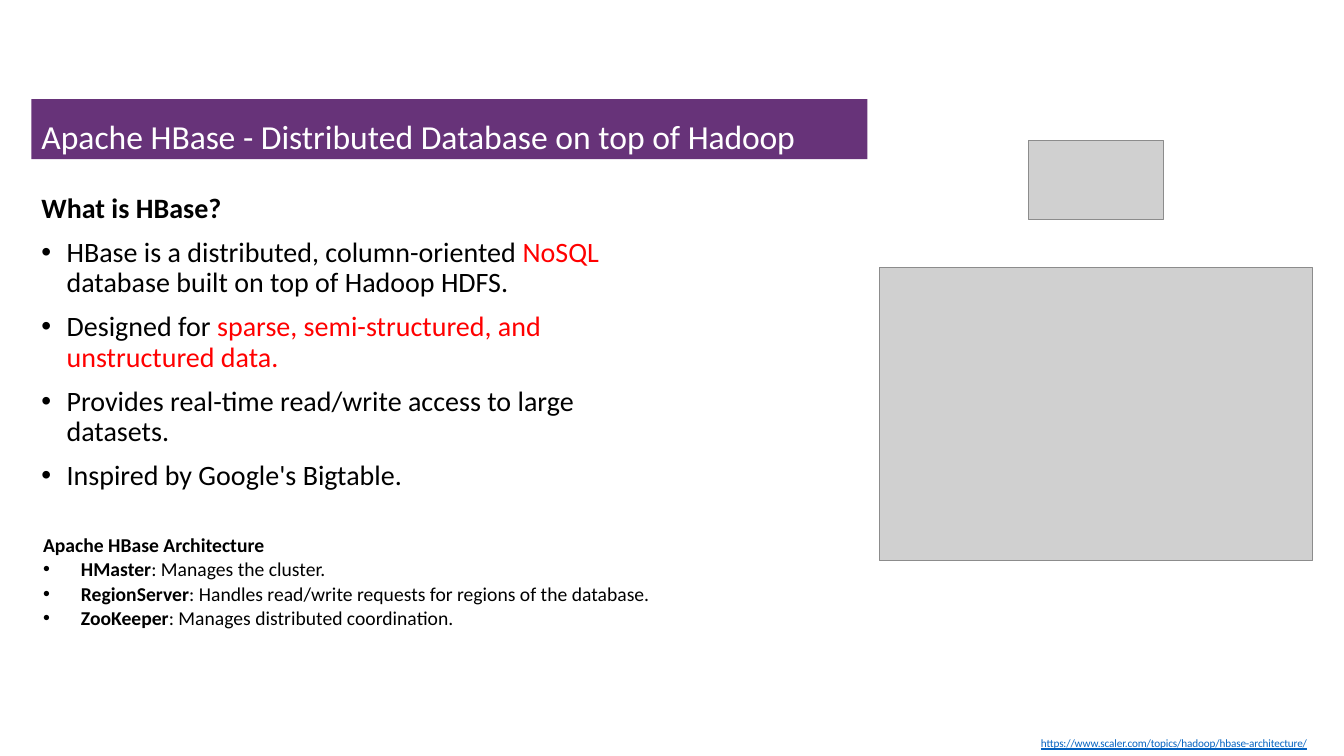
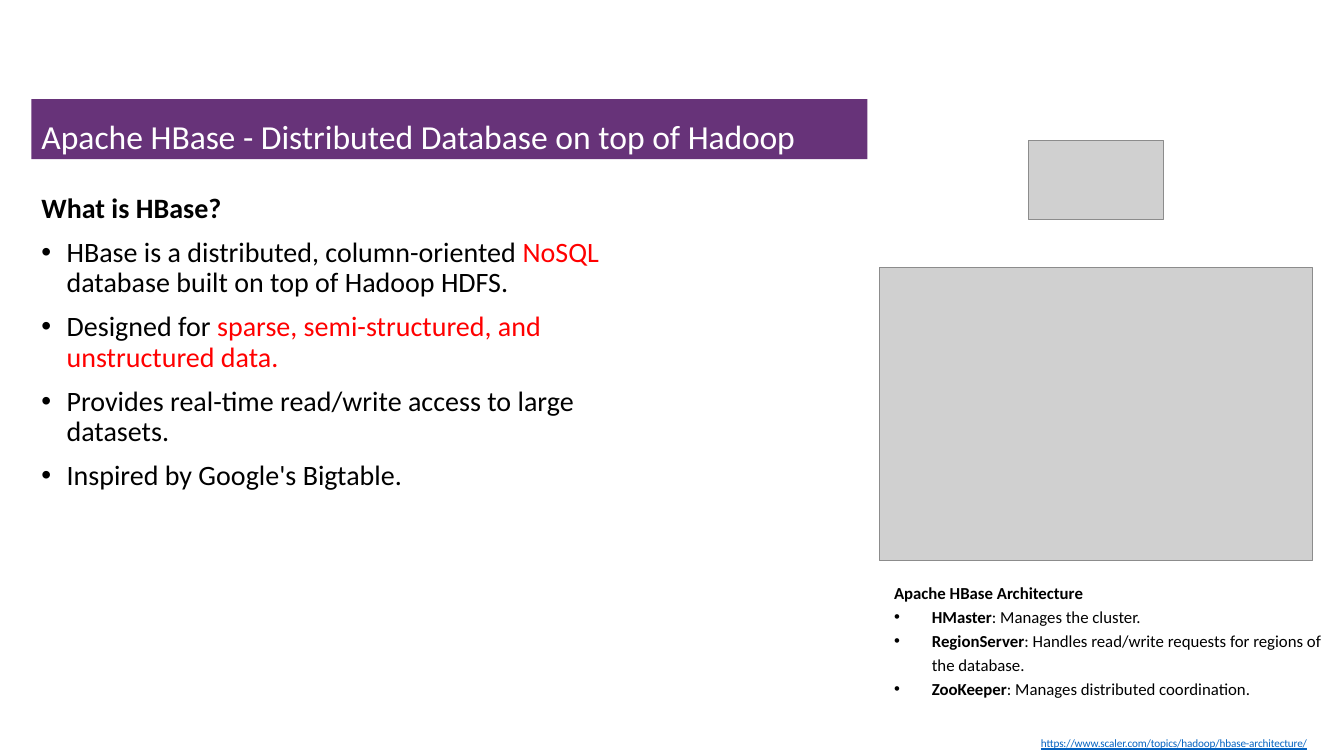
Before and after one commit to msfasha/307401-Big-Data, a slide deck: slide 15 of Lecture Notes/Section 2 - Introduction to Hadoop Eco System/2-Introduction to Hadoop Eco System.pptx. Drawn at 1344x756 pixels with LibreOffice and Linux fonts; fonts in the diff are those of the drawing; grey boxes stand for pictures; background and template pictures are left out. Boxes give left, top, right and bottom in pixels: in the first picture for what was removed or moved away, otherwise in the second. Text is boxed around its words. In the diff, an @@ line names an element or a change of style, - is before the commit and + after.

Commit message:
some modifications to the hbase part

```diff
--- a/Lecture Notes/Section 2 - Introduction to Hadoop Eco System/2-Introduction to Hadoop Eco System.pptx
+++ b/Lecture Notes/Section 2 - Introduction to Hadoop Eco System/2-Introduction to Hadoop Eco System.pptx
@@ text "Apache HBase Architecture": place and size @@
-text "Apache HBase Architecture" at box(43, 538, 649, 629)
+text "Apache HBase Architecture" at box(894, 587, 1321, 698)
@@ text "Apache HBase Architecture" at box(894, 587, 1321, 698): size 14 to 12 pt @@
```
Also in this commit, not shown: 2 other slides changed, 7 slides added, 1 slide removed, 1 other file.
